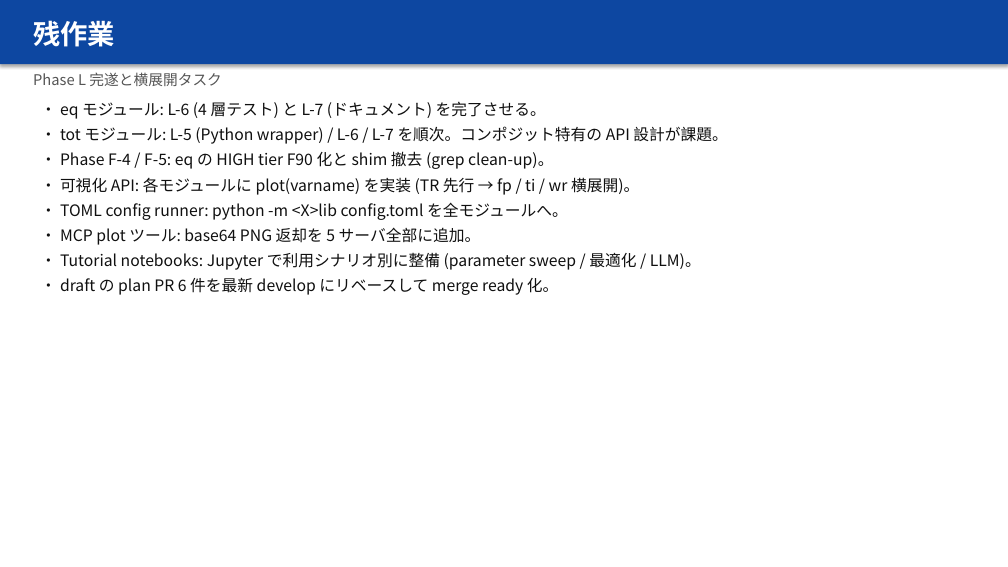
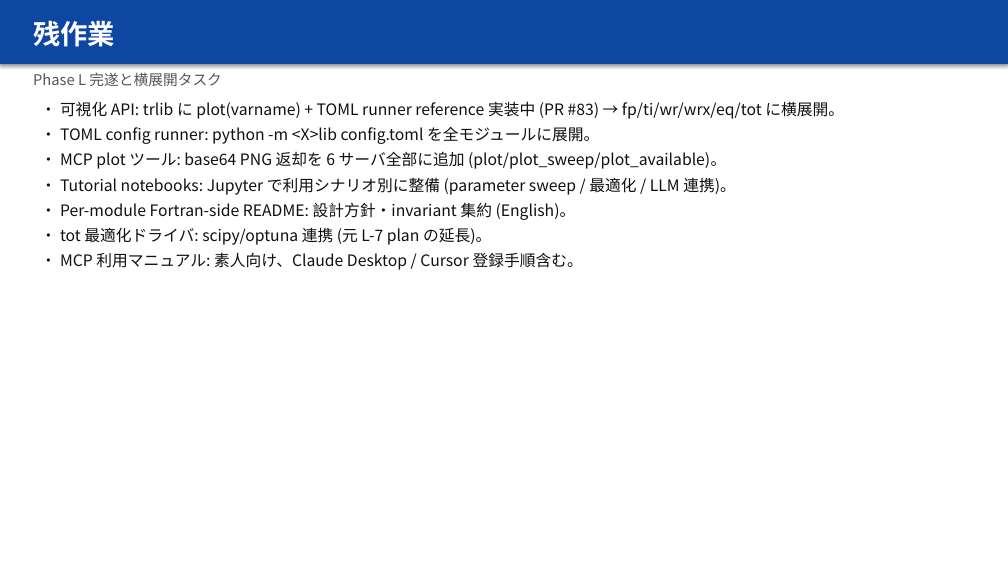
Before and after one commit to HengyuLi-Ozaki-lab/task, a slide deck: slide 15 of docs/presentations/2026-04-19-task-library-ization-overview.pptx. Drawn at 1008x567 pixels with LibreOffice and Linux fonts; fonts in the diff are those of the drawing. Boxes give left, top, right and bottom in pixels: in the first picture for what was removed or moved away, otherwise in the second. Text is boxed around its words. In the diff, an @@ line names an element or a change of style, - is before the commit and + after.

```diff
--- a/docs/presentations/2026-04-19-task-library-ization-overview.pptx
+++ b/docs/presentations/2026-04-19-task-library-ization-overview.pptx
@@ text at (x1=41, y1=101, x2=844, y2=270): text changed @@
-・ eq モジュール: L-6 (4 層テスト) と L-7 (ドキュメント) を完了させる。
-・ tot モジュール: L-5 (Python wrapper) / L-6 / L-7 を順次。コンポジット特有の API 設計が課題。
-・ Phase F-4 / F-5: eq の HIGH tier F90 化と shim 撤去 (grep clean-up)。
-・ 可視化 API: 各モジュールに plot(varname) を実装 (TR 先行 → fp / ti / wr 横展開)。
-・ TOML config runner: python -m <X>lib config.toml を全モジュールへ。
-・ MCP plot ツール: base64 PNG 返却を 5 サーバ全部に追加。
-・ Tutorial notebooks: Jupyter で利用シナリオ別に整備 (parameter sweep / 最適化 / LLM)。
-・ draft の plan PR 6 件を最新 develop にリベースして merge ready 化。
+・ 可視化 API: trlib に plot(varname) + TOML runner reference 実装中 (PR #83) → fp/ti/wr/wrx/eq/tot に横展開。
+・ TOML config runner: python -m <X>lib config.toml を全モジュールに展開。
+・ MCP plot ツール: base64 PNG 返却を 6 サーバ全部に追加 (plot/plot_sweep/plot_available)。
+・ Tutorial notebooks: Jupyter で利用シナリオ別に整備 (parameter sweep / 最適化 / LLM 連携)。
+・ Per-module Fortran-side README: 設計方針・invariant 集約 (English)。
+・ tot 最適化ドライバ: scipy/optuna 連携 (元 L-7 plan の延長)。
+・ MCP 利用マニュアル: 素人向け、Claude Desktop / Cursor 登録手順含む。
```
Also in this commit, not shown: 4 other slides changed, 1 other file.
